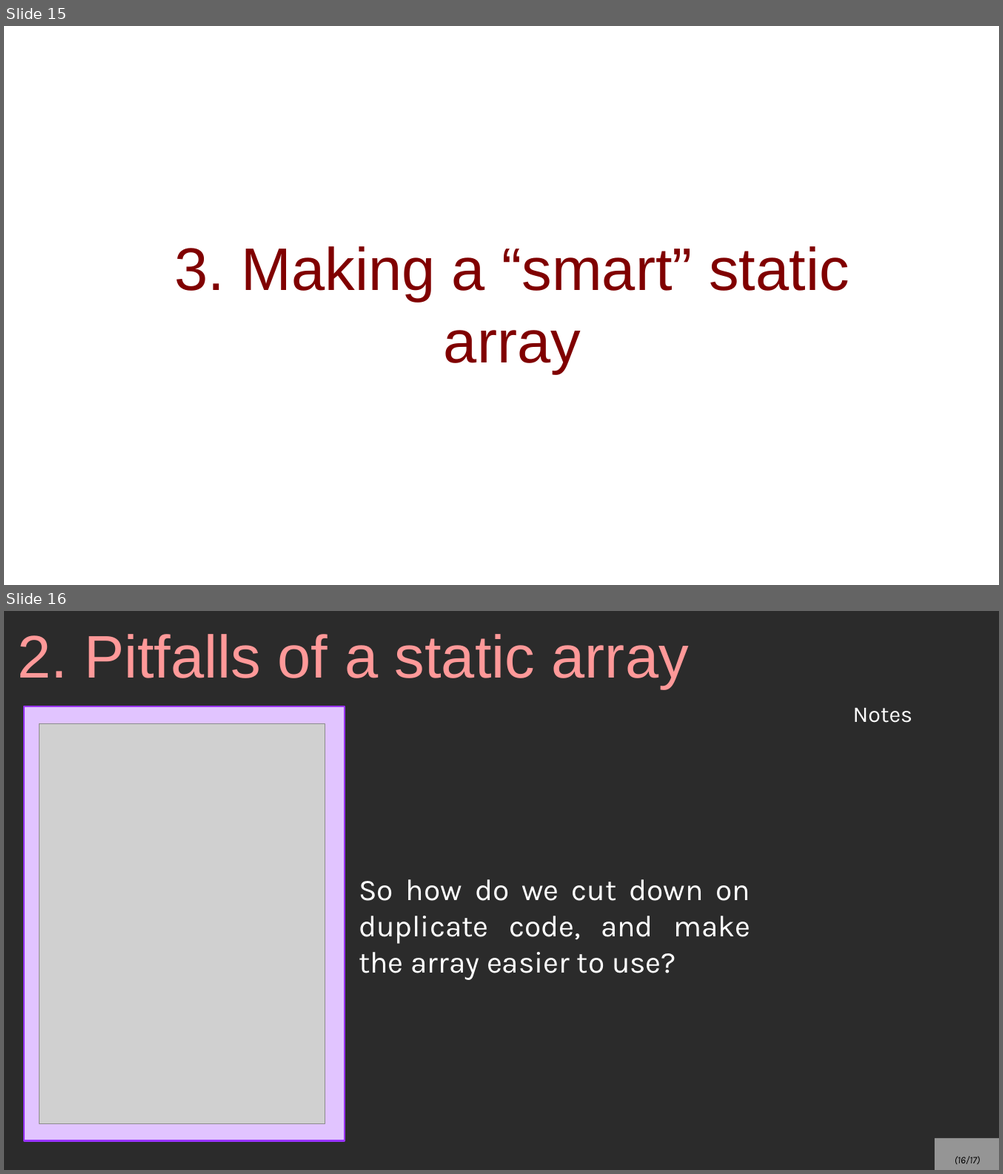
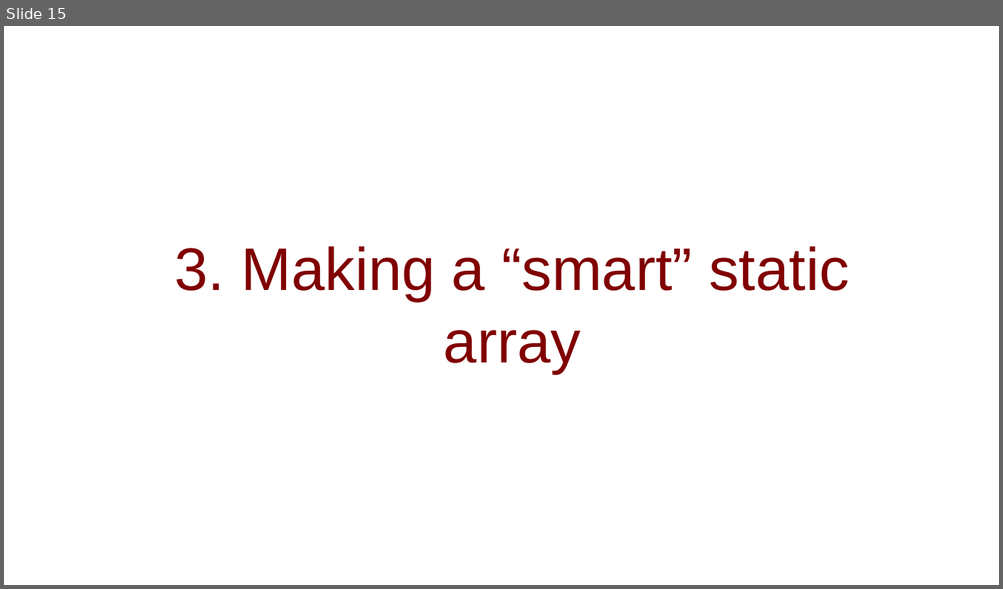
Before and after one commit to mariamhabib/CS250-Data-Structures, a slide deck: Lectures/3_Wrapping_A_Static_Array.odp. Shown one above the other, each under a label of ours: slides 15 and 16 before the commit, slide 15 after it. The pictures are 1003x1174 and 1003x589 pixels, drawn with LibreOffice and Linux fonts; fonts in the diff are those of the drawing; grey boxes stand for pictures; background and template pictures are left out; a plain dark background stands for a picture behind light text. Boxes give left, top, right and bottom in pixels: in the first picture for what was removed or moved away, otherwise in the second. Text is boxed around its words. In the diff, an @@ line names an element or a change of style, - is before the commit and + after.

Commit message:
Static array lecture

```diff
--- a/Lectures/3_Wrapping_A_Static_Array.odp
+++ b/Lectures/3_Wrapping_A_Static_Array.odp
@@ slide 16 removed at (x1=4, y1=611, x2=999, y2=1170), background picture (left out) @@
@@ title removed at (x1=17, y1=634, x2=688, y2=689) @@
-2. Pitfalls of a static array
@@ rectangle removed at (x1=24, y1=706, x2=344, y2=1142) @@
@@ text removed at (x1=853, y1=708, x2=913, y2=723) @@
-Notes
@@ picture removed at (x1=40, y1=723, x2=325, y2=1125) @@
@@ text removed at (x1=358, y1=880, x2=751, y2=980) @@
-So how do we cut down on duplicate code, and make the array easier to use?
@@ page number removed at (x1=934, y1=1139, x2=999, y2=1170) @@
-(16/17)
```
Also in this commit, not shown: 8 slides added, 1 other slide removed, 32 other files.
